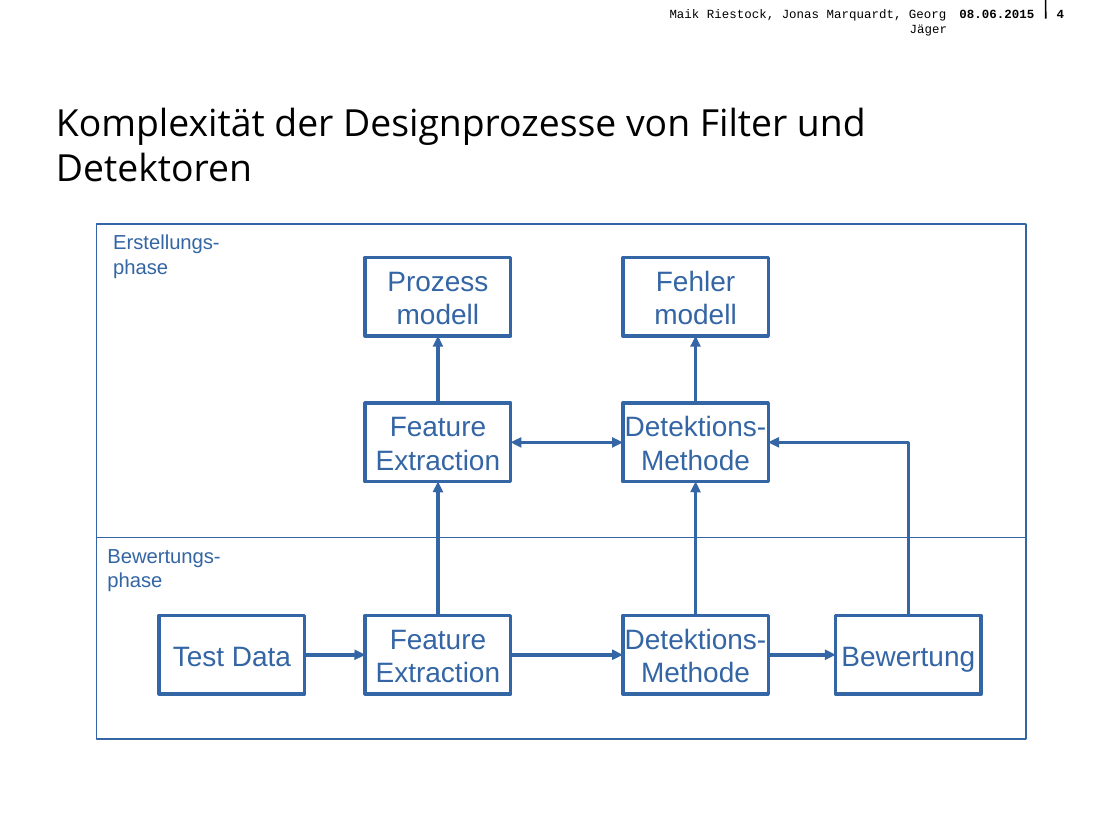
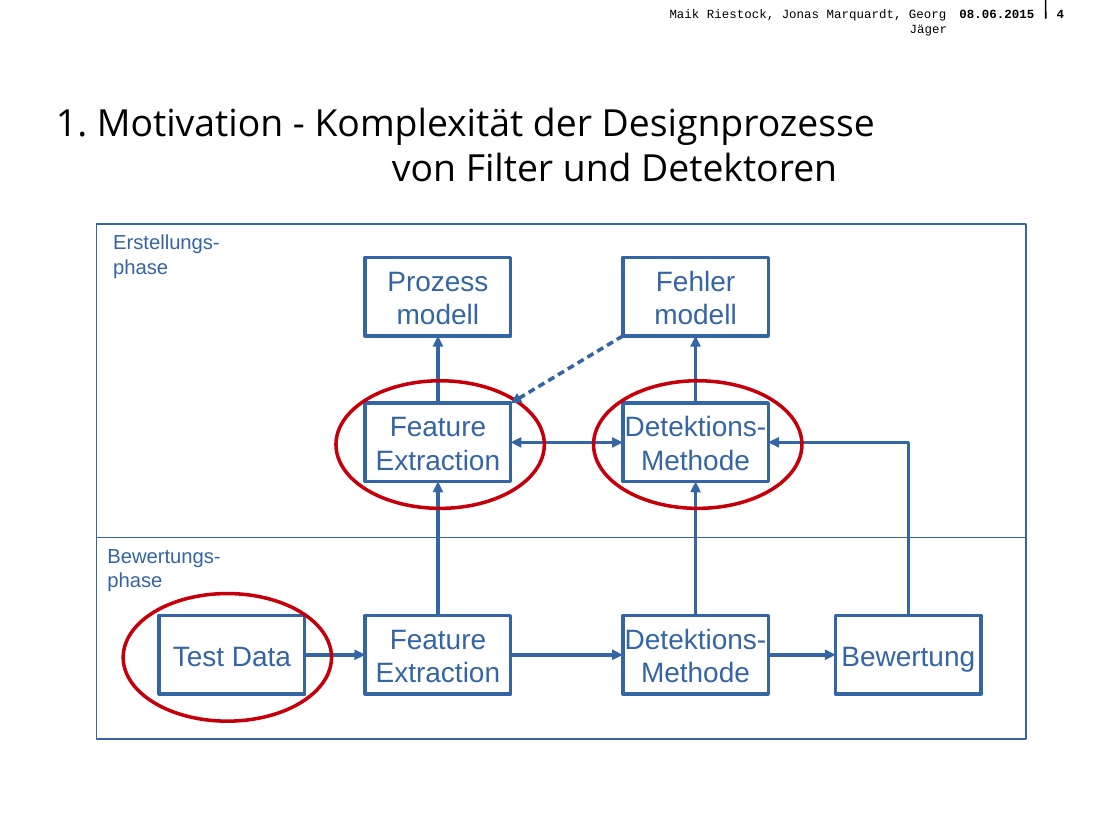
Before and after one commit to querquer/faultframework, a slide deck: slide 4 of Presentation/FinalePraesentationFramework.odp. Drawn at 1120x840 pixels with LibreOffice and Linux fonts; fonts in the diff are those of the drawing; background and template pictures are left out. Boxes give left, top, right and bottom in pixels: in the first picture for what was removed or moved away, otherwise in the second. Text is boxed around its words. In the diff, an @@ line names an element or a change of style, - is before the commit and + after.

```diff
--- a/Presentation/FinalePraesentationFramework.odp
+++ b/Presentation/FinalePraesentationFramework.odp
@@ text at (x1=56, y1=107, x2=875, y2=182): text changed @@
-Komplexität der Designprozesse von Filter und Detektoren
+1. Motivation - Komplexität der Designprozesse von Filter und Detektoren
@@ arrow added from (623, 336) to (511, 403), #3465A4 2.27 pt @@
@@ ellipse added at (x1=336, y1=381, x2=544, y2=508), outline #C5000B 2.27 pt @@
@@ ellipse added at (x1=594, y1=381, x2=802, y2=508), outline #C5000B 2.27 pt @@
@@ ellipse added at (x1=123, y1=594, x2=332, y2=721), outline #C5000B 2.27 pt @@
```
Also in this commit, not shown: 11 other slides changed.
